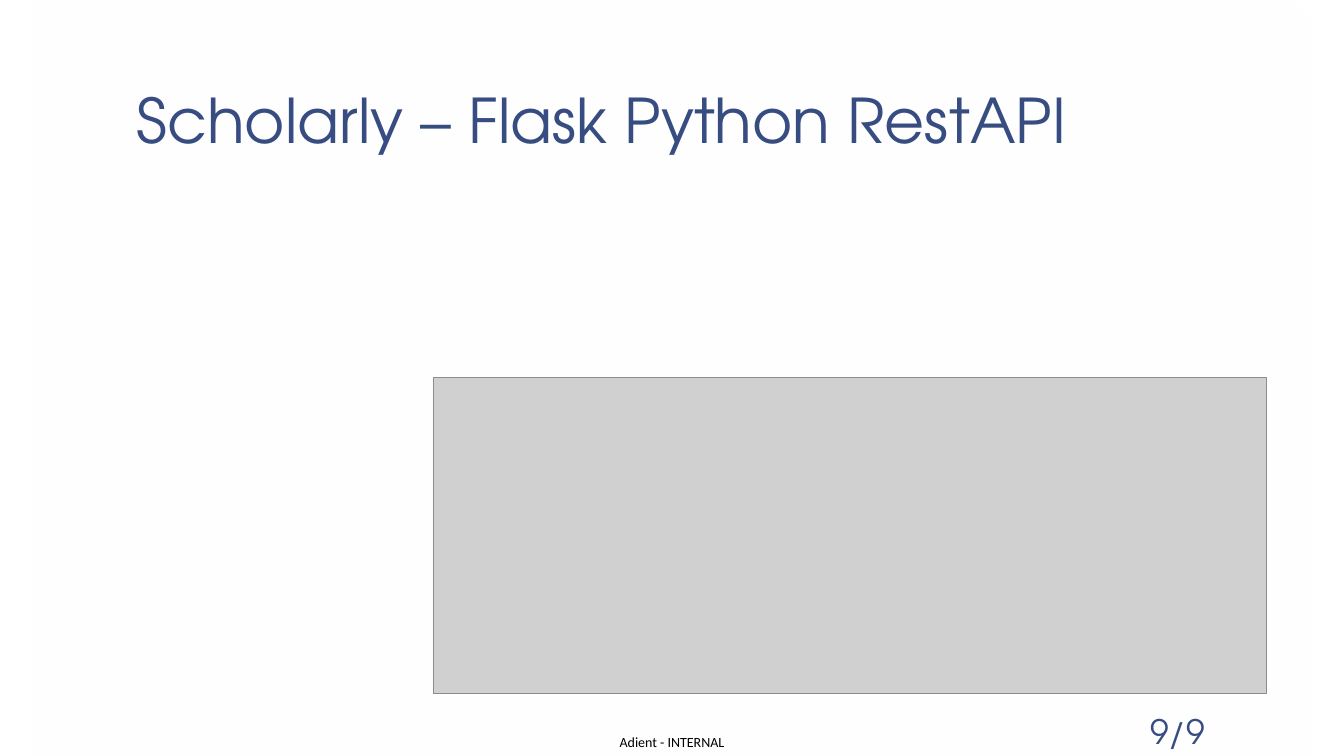
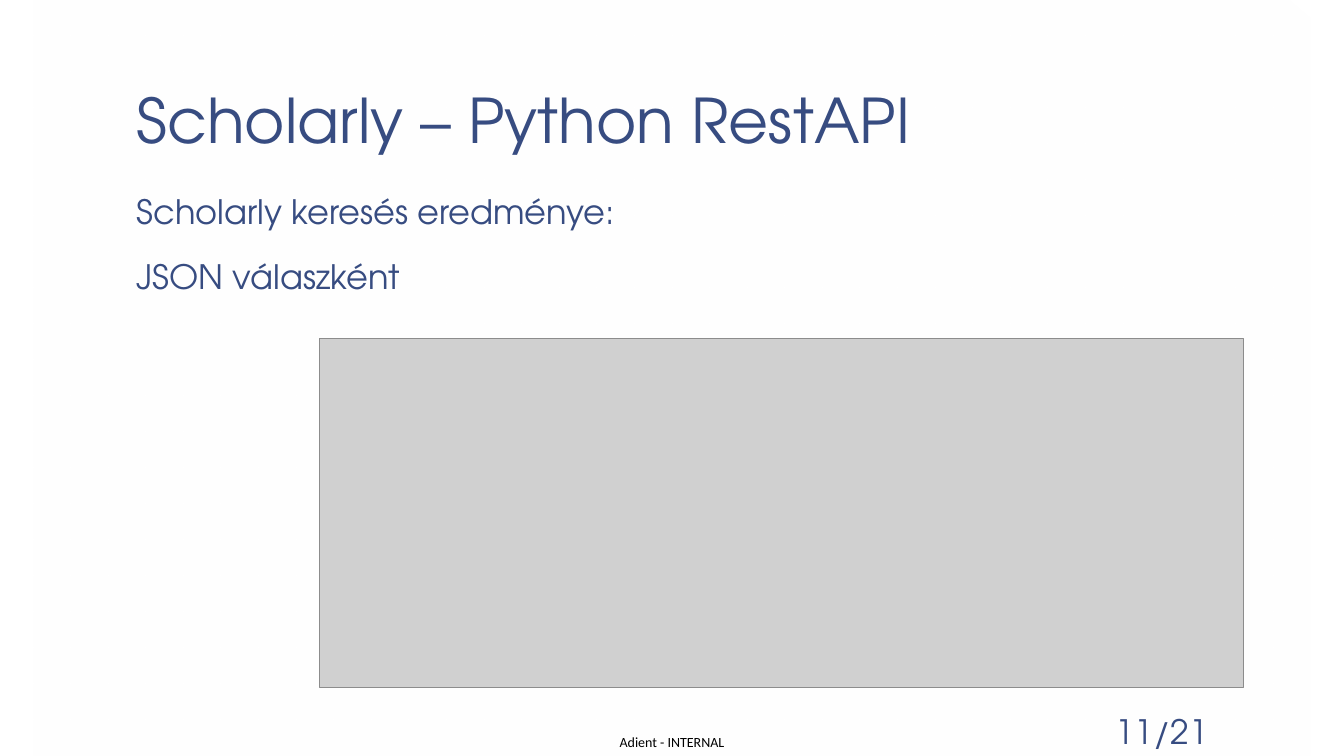
Before and after one commit to patmik2012/PubSync, a slide deck: slide 11 of Publikációs listák szinkronizálása.pptx (slide 9 before the commit). Drawn at 1344x756 pixels with LibreOffice and Linux fonts; fonts in the diff are those of the drawing; grey boxes stand for pictures; background and template pictures are left out. Boxes give left, top, right and bottom in pixels: in the first picture for what was removed or moved away, otherwise in the second. Text is boxed around its words. In the diff, an @@ line names an element or a change of style, - is before the commit and + after.

```diff
--- a/Publikációs listák szinkronizálása.pptx
+++ b/Publikációs listák szinkronizálása.pptx
@@ title at (137, 96, 910, 155): text changed @@
-Scholarly – Flask Python RestAPI
+Scholarly – Python RestAPI
@@ text added at (137, 198, 615, 290), 24 pt, text #374C81 @@
+Scholarly keresés eredménye:
+JSON válaszként
@@ picture: place and size @@
-picture at (434, 378, 1266, 694)
+picture at (320, 339, 1243, 688)
@@ page number added at (1116, 718, 1208, 749), 24 pt, text #374C81 @@
+11/21
@@ page number removed at (1150, 718, 1204, 749) @@
-9/9
```
Also in this commit, not shown: 15 other slides changed, 3 slides added, 1 slide removed, 4 other files.
